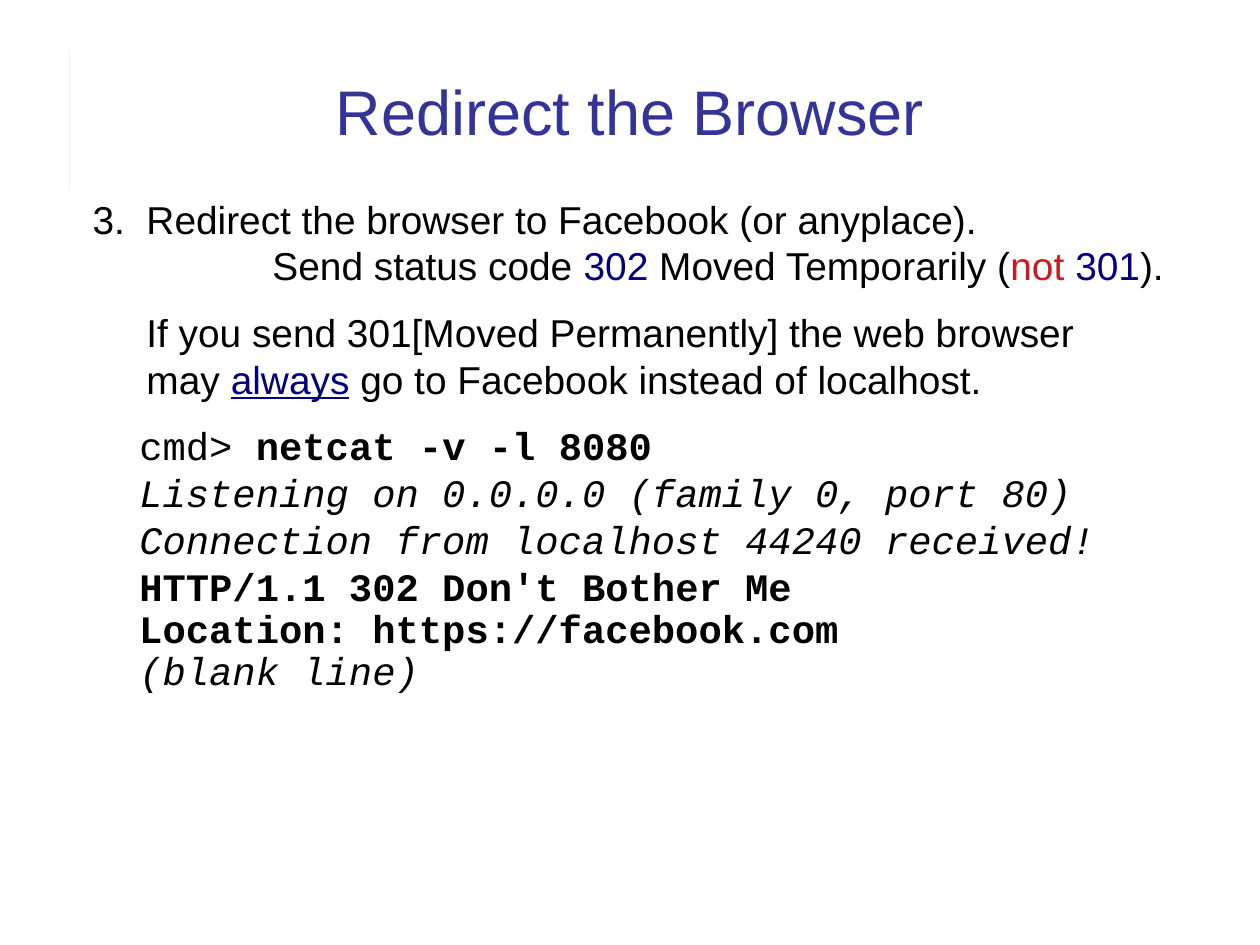
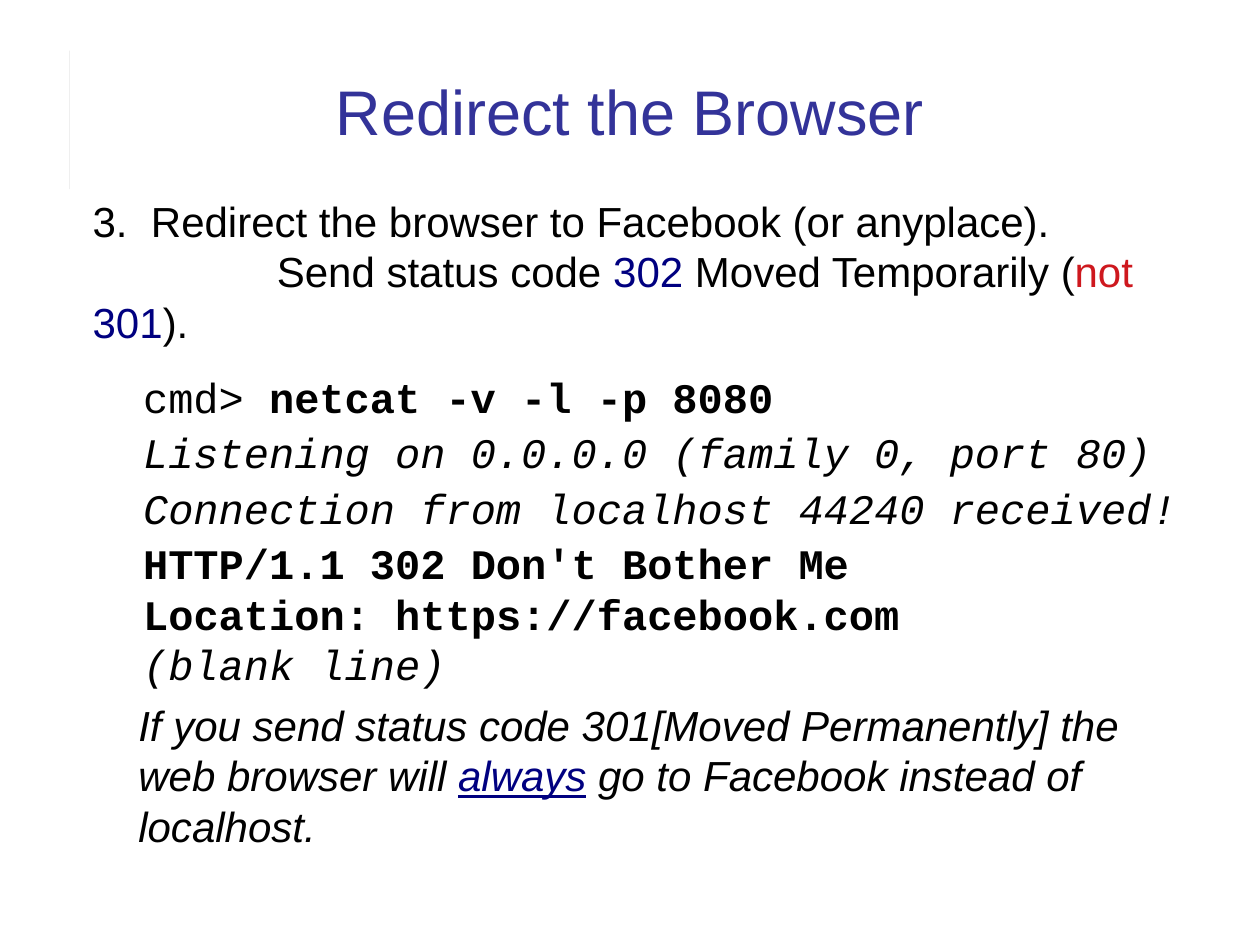
Before and after one commit to cpske/ISP, a slide deck: slide 14 of web/HTTP-in-Action.ppt. Drawn at 1260x945 pixels with LibreOffice and Linux fonts; fonts in the diff are those of the drawing. Boxes give left, top, right and bottom in pixels: in the first picture for what was removed or moved away, otherwise in the second. Text is boxed around its words. In the diff, an @@ line names an element or a change of style, - is before the commit and + after.

Commit message:
add -p flag to netcat cmds

```diff
--- a/web/HTTP-in-Action.ppt
+++ b/web/HTTP-in-Action.ppt
@@ text at (93, 206, 1177, 689): size 22.2 to 24 pt; line spacing 0.9 to 1 @@
@@ text at (143, 383, 773, 422): text changed; size 22.2 to 24 pt; font Arial to Courier New; bold on @@
-If you send 301[Moved Permanently] the web browser
-may always go to Facebook instead of localhost.
-cmd> netcat -v -l 8080
+cmd> netcat -v -l -p 8080
@@ text added at (138, 710, 1118, 843), 24 pt, text #000000, italic @@
+If you send status code 301[Moved Permanently] the web browser will always go to Facebook instead of localhost.
```
Also in this commit, not shown: 5 other slides changed, 1 other file.
